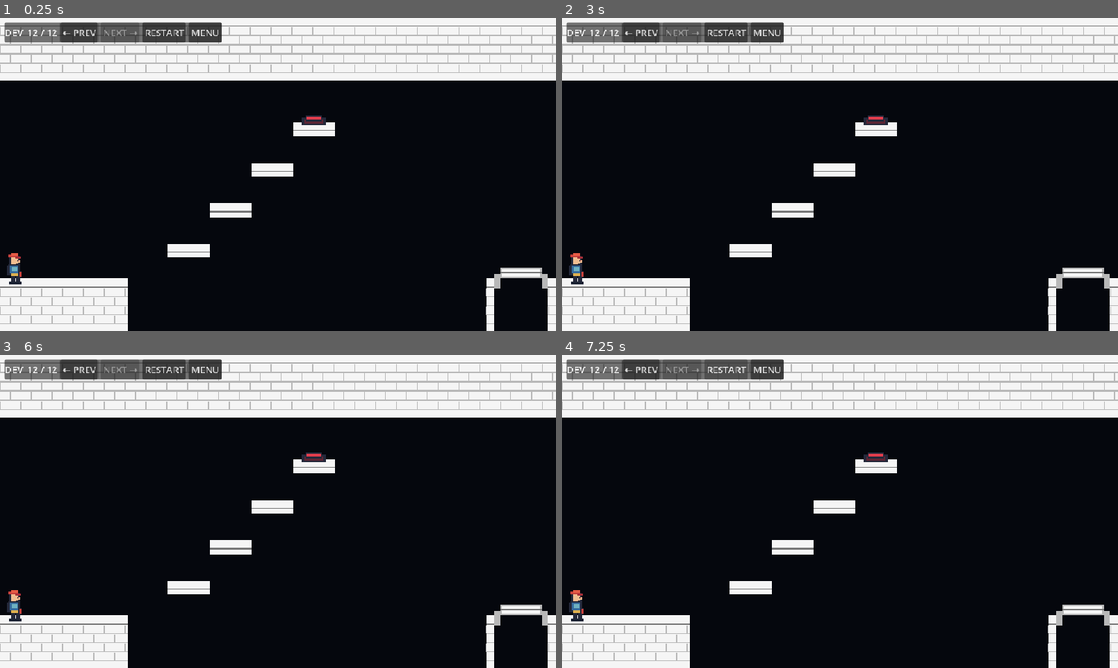
Above: before the commit, frames 1-4 (two rows, left to right).
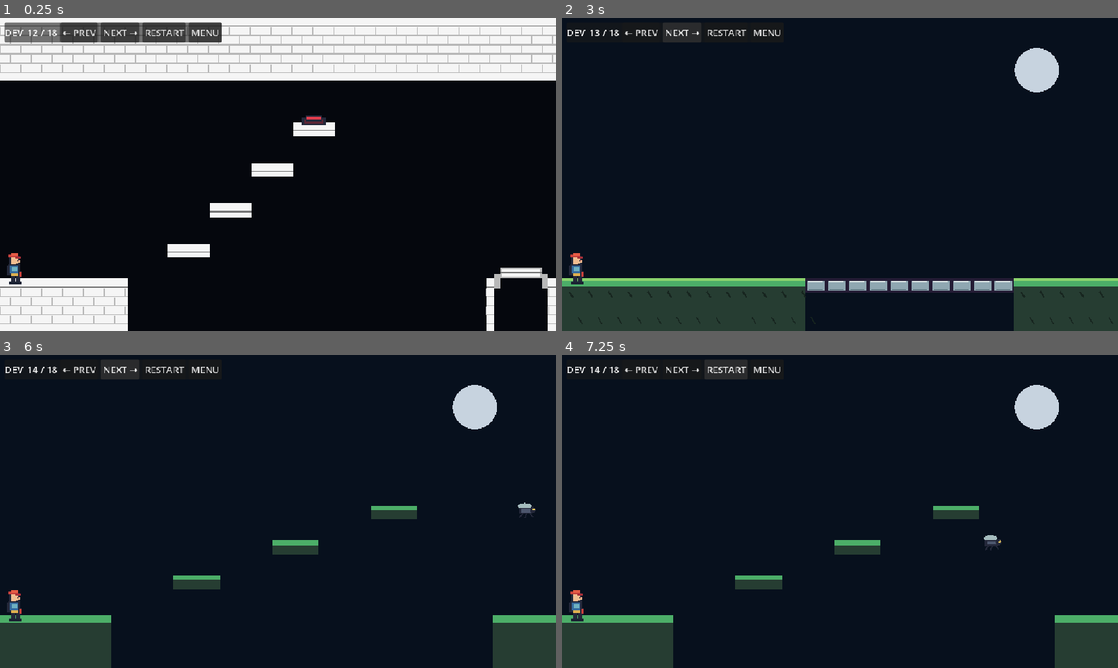
Above: after the commit, the same moments.

Repository: eldinhamzic/ragebox
Game: Godot game, scene res://scenes/blocks/block02/Level06.tscn
Same seed, same stepped clock (60 frames per second), same inputs: the game is played once before the commit and once after it. This scene is started directly instead of the project's main scene.
Inputs (mouse positions are in pixels of both pictures, inside the frame that each line leads up to):
- Up to frame 1 (0.25 s): no input
- Up to frame 2 (3 s): click "RESTART" at 0.5 s; click "RESTART" at 1.25 s; click "RESTART" at 2 s; click (684, 33) at 2.75 s, where only the run after the commit has a clickable "NEXT →"
- Up to frame 3 (6 s): click "RESTART" at 3.5 s; click "RESTART" at 4.25 s; click "RESTART" at 5 s; click (122, 370) at 5.75 s, where only the run after the commit has a clickable "NEXT →"
- Up to frame 4 (7.25 s): click "RESTART" at 6.5 s

The runs differ from the first frame. In frame 1, 0.4% of the frame differs, in the area x 9-25%, y 1-8%; in frame 2, 34%, in the area x 0-100%, y 0-100%; in frame 3, 29%; in frame 4, 29%.

Commit message:
Complete block 3 and apply gameplay rules

Diff:
--- /dev/null
+++ b/games/troll-run/scenes/blocks/block03/Level01.tscn
@@ -0,0 +1,45 @@
+[gd_scene load_steps=8 format=3]
+[ext_resource type="Script" path="res://scripts/blocks/block03/level01.gd" id="1"]
+[ext_resource type="PackedScene" path="res://scenes/player/Player.tscn" id="2"]
+[ext_resource type="PackedScene" path="res://scenes/props/TripleSpikes.tscn" id="3"]
+[ext_resource type="PackedScene" path="res://scenes/props/FlyingHammer.tscn" id="4"]
+[ext_resource type="PackedScene" path="res://scenes/props/TerrainPiece.tscn" id="5"]
+[ext_resource type="PackedScene" path="res://scenes/props/FallingStoneBridge.tscn" id="6"]
+[node name="Level01" type="Node2D"]
+script = ExtResource("1")
+[node name="Player" parent="." instance=ExtResource("2")]
+position = Vector2(24, 450)
+[node name="StartGround" parent="." instance=ExtResource("5")]
+position = Vector2(0, 450)
+piece_type = "Ground"
+piece_size = Vector2(300, 90)
+ground_palette = "Block 3"
+[node name="EndGround" parent="." instance=ExtResource("5")]
+position = Vector2(780, 450)
+piece_type = "Ground"
+piece_size = Vector2(180, 90)
+ground_palette = "Block 3"
+[node name="Spikes" parent="." instance=ExtResource("3")]
+position = Vector2(170, 450)
+hidden_until_trigger = true
+spike_count = 3
+cycle_duration = 99.0
+[node name="Hammer" parent="." instance=ExtResource("4")]
+position = Vector2(1100, 450)
+attack_direction = "From Right"
+flight_time = 1.0
+return_time = 0.0
+visible = false
+[node name="FallingGround" parent="." instance=ExtResource("5")]
+position = Vector2(300, 450)
+piece_type = "Ground"
+piece_size = Vector2(120, 90)
+ground_palette = "Block 3"
+platform_behavior = "Drop On Landing"
+[node name="FallingMiddleBridge" parent="." instance=ExtResource("6")]
+position = Vector2(420, 450)
+stone_count = 10
+stone_width = 36.0
+stone_height = 24.0
+collapse_start = 1
+collapse_end = 3
--- /dev/null
+++ b/games/troll-run/scenes/blocks/block03/Level02.tscn
@@ -0,0 +1,9 @@
+[gd_scene load_steps=4 format=3]
+[ext_resource type="Script" path="res://scripts/blocks/block03/level02.gd" id="1"]
+[ext_resource type="PackedScene" path="res://scenes/player/Player.tscn" id="2"]
+[ext_resource type="PackedScene" path="res://scenes/props/Fly.tscn" id="3"]
+[node name="Level02" type="Node2D"]
+script = ExtResource("1")
+[node name="Player" parent="." instance=ExtResource("2")]
+position = Vector2(24, 450)
+[node name="Fly" parent="." instance=ExtResource("3")]
--- /dev/null
+++ b/games/troll-run/scenes/blocks/block03/Level03.tscn
@@ -0,0 +1,12 @@
+[gd_scene load_steps=3 format=3]
+
+[ext_resource type="Script" path="res://scripts/blocks/block03/standard_level.gd" id="1"]
+[ext_resource type="PackedScene" path="res://scenes/player/Player.tscn" id="2"]
+
+[node name="Level03" type="Node2D"]
+script = ExtResource("1")
+level_number = 3
+next_level_path = "res://scenes/blocks/block03/Level04.tscn"
+
+[node name="Player" parent="." instance=ExtResource("2")]
+position = Vector2(24, 450)
--- /dev/null
+++ b/games/troll-run/scenes/blocks/block03/Level04.tscn
@@ -0,0 +1,18 @@
+[gd_scene load_steps=4 format=3]
+
+[ext_resource type="Script" path="res://scripts/blocks/block03/standard_level.gd" id="1"]
+[ext_resource type="PackedScene" path="res://scenes/player/Player.tscn" id="2"]
+[ext_resource type="PackedScene" path="res://scenes/props/TripleSpikes.tscn" id="3"]
+
+[node name="Level04" type="Node2D"]
+script = ExtResource("1")
+level_number = 4
+next_level_path = "res://scenes/blocks/block03/Level05.tscn"
+
+[node name="Player" parent="." instance=ExtResource("2")]
+position = Vector2(24, 450)
+
+[node name="Spikes" parent="." instance=ExtResource("3")]
+position = Vector2(300, 360)
+hidden_until_trigger = true
+cycle_duration = 99.0
--- /dev/null
+++ b/games/troll-run/scenes/blocks/block03/Level05.tscn
@@ -0,0 +1,12 @@
+[gd_scene load_steps=3 format=3]
+
+[ext_resource type="Script" path="res://scripts/blocks/block03/standard_level.gd" id="1"]
+[ext_resource type="PackedScene" path="res://scenes/player/Player.tscn" id="2"]
+
+[node name="Level05" type="Node2D"]
+script = ExtResource("1")
+level_number = 5
+next_level_path = "res://scenes/blocks/block03/Level06.tscn"
+
+[node name="Player" parent="." instance=ExtResource("2")]
+position = Vector2(24, 450)
--- /dev/null
+++ b/games/troll-run/scenes/blocks/block03/Level06.tscn
@@ -0,0 +1,16 @@
+[gd_scene load_steps=4 format=3]
+
+[ext_resource type="Script" path="res://scripts/blocks/block03/standard_level.gd" id="1"]
+[ext_resource type="PackedScene" path="res://scenes/player/Player.tscn" id="2"]
+[ext_resource type="PackedScene" path="res://scenes/props/IndoorLift.tscn" id="3"]
+
+[node name="Level06" type="Node2D"]
+script = ExtResource("1")
+level_number = 6
+final_level = true
+
+[node name="Player" parent="." instance=ExtResource("2")]
+position = Vector2(24, 450)
+
+[node name="IndoorLift" parent="." instance=ExtResource("3")]
+position = Vector2(870, 450)
--- /dev/null
+++ b/games/troll-run/scripts/blocks/block03/level01.gd
@@ -0,0 +1,81 @@
+@tool
+extends Node2D
+
+@export_file("*.tscn") var next_level_path := "res://scenes/blocks/block03/Level02.tscn"
+const W := 960.0
+const H := 540.0
+const GROUND := Rect2(0, 450, 480, 90)
+const END_GROUND := Rect2(780, 450, 180, 90)
+var hammer_started := false
+var lightning := false
+var spikes_started := false
+var hammer_target_x := 350.0
+
+func _ready() -> void:
+    if not Engine.is_editor_hint():
+        $Player.died.connect(_on_died)
+        $Hammer.strike_completed.connect(func() -> void:
+            $Hammer.visible = false
+        )
+    queue_redraw()
+
+func _process(_delta: float) -> void:
+    if Engine.is_editor_hint() or hammer_started:
+        return
+    var p: RageboxPlayer = $Player
+    if not spikes_started and p.global_position.x >= 145.0:
+        spikes_started = true
+        $Spikes.activate_now()
+    if p.global_position.x >= 330.0:
+        hammer_started = true
+        hammer_target_x = p.global_position.x
+        lightning = true
+        queue_redraw()
+        await get_tree().create_timer(0.1).timeout
+        lightning = false
+        queue_redraw()
+        $Hammer.visible = true
+        # The hammer hitbox is above its target point; aim into the floor so
+        # the hammer head visibly embeds in the ground on impact.
+        $Hammer.strike_target(Vector2(hammer_target_x, 450.0))
+
+func _add_collision(rect: Rect2, name: String) -> void:
+    var body := StaticBody2D.new()
+    body.name = name
+    body.position = rect.position + rect.size / 2.0
+    var shape_node := CollisionShape2D.new()
+    var shape := RectangleShape2D.new()
+    shape.size = rect.size
+    shape_node.shape = shape
+    body.add_child(shape_node)
+    add_child(body)
+
+func _on_died() -> void:
+    await get_tree().create_timer(0.8).timeout
+    if is_inside_tree(): GameState.restart_block()
+
+func _draw() -> void:
+    draw_rect(Rect2(0, 0, W, H), Color("07101d"))
+    draw_circle(Vector2(820, 90), 38, Color("c7d3df"))
+    if lightning:
+        var bolt := PackedVector2Array([
+            Vector2(hammer_target_x + 18.0, 340),
+            Vector2(hammer_target_x - 8.0, 378),
+            Vector2(hammer_target_x + 7.0, 378),
+            Vector2(hammer_target_x - 14.0, 420),
+            Vector2(hammer_target_x, 420),
+            Vector2(hammer_target_x, 450),
+        ])
+        draw_polyline(bolt, Color("ffffff"), 7.0, true)
+        draw_polyline(bolt, Color("79d8ff"), 3.0, true)
+
+func _draw_ground(rect: Rect2) -> void:
+    var outline := Color("3b2a2a")
+    var dirt := Color("9b5d3f")
+    var dark_dirt := Color("68402f")
+    draw_rect(rect, outline)
+    draw_rect(Rect2(rect.position + Vector2(4, 12), rect.size - Vector2(8, 16)), dirt)
+    draw_rect(Rect2(rect.position, Vector2(rect.size.x, 14)), Color("4cae68"))
+    draw_rect(Rect2(rect.position, Vector2(rect.size.x, 4)), Color("8bd36d"))
+    for x in range(int(rect.position.x) + 12, int(rect.end.x), 34):
+        draw_line(Vector2(x, rect.position.y + 22), Vector2(x + 7, rect.position.y + 32), dark_dirt, 3)
--- /dev/null
+++ b/games/troll-run/scripts/blocks/block03/level02.gd
@@ -0,0 +1,80 @@
+@tool
+extends Node2D
+
+@export_file("*.tscn") var next_level_path := "res://scenes/blocks/block03/Level03.tscn"
+const W := 960.0
+const H := 540.0
+const START := Rect2(0, 450, 192, 90)
+const FINISH := Rect2(850, 450, 110, 90)
+const PLATFORMS := [Rect2(300, 380, 80, 24), Rect2(470, 320, 80, 24), Rect2(640, 260, 80, 24)]
+var fly_angle := 0.0
+var fly_origin := Vector2(480, 220)
+var fly_state := "flying"
+var fly_pause_left := 0.0
+var fly_wait_left := 0.0
+var fly_speed := 1.4
+var dash_velocity := Vector2.ZERO
+var fly_area: Area2D
+var completed := false
+
+func _ready() -> void:
+	if not Engine.is_editor_hint():
+		_add_collision(START, "StartGround")
+		_add_collision(FINISH, "FinishGround")
+		for i in range(PLATFORMS.size()): _add_collision(PLATFORMS[i], "Platform%d" % i)
+		$Player.died.connect(_on_died)
+		fly_area = Area2D.new()
+		var cs := CollisionShape2D.new()
+		var shape := CircleShape2D.new(); shape.radius = 18.0; cs.shape = shape
+		fly_area.add_child(cs); fly_area.body_entered.connect(_fly_hit); add_child(fly_area)
+		fly_wait_left = randf_range(2.0, 10.0)
+	queue_redraw()
+
+func _process(delta: float) -> void:
+	if Engine.is_editor_hint() or completed: return
+	_update_fly(delta)
+	$Fly.position = fly_area.position
+	queue_redraw()
+	if $Player.global_position.x >= FINISH.position.x: completed = true; get_tree().change_scene_to_file(next_level_path)
+
+func _fly_hit(body: Node2D) -> void:
+	if fly_state == "dash" and body.has_method("die") and not body.dead:
+		body.die()
+
+func _update_fly(delta: float) -> void:
+	if fly_state == "flying":
+		fly_wait_left -= delta
+		fly_angle += delta * fly_speed
+		fly_area.position = fly_origin + Vector2(cos(fly_angle) * 440.0, sin(fly_angle * 2.0) * 110.0)
+		if fly_wait_left <= 0.0:
+			fly_state = "paused"
+			fly_pause_left = 0.5
+		return
+
+	if fly_state == "paused":
+		fly_pause_left -= delta
+		if fly_pause_left <= 0.0:
+			var direction: Vector2 = ($Player.global_position - fly_area.position).normalized()
+			dash_velocity = direction * (fly_speed * 440.0 * 5.0)
+			fly_state = "dash"
+		return
+
+	fly_area.position += dash_velocity * delta
+	if fly_area.position.x < -40.0 or fly_area.position.x > W + 40.0 or fly_area.position.y < -40.0 or fly_area.position.y > H + 40.0:
+		fly_state = "flying"
+		fly_wait_left = randf_range(2.0, 10.0)
+
+func _add_collision(rect: Rect2, name: String) -> void:
+	var b := StaticBody2D.new(); b.name = name; b.position = rect.position + rect.size / 2.0
+	var c := CollisionShape2D.new(); var s := RectangleShape2D.new(); s.size = rect.size; c.shape = s; b.add_child(c); add_child(b)
+
+func _on_died() -> void:
+	await get_tree().create_timer(0.8).timeout
+	if is_inside_tree(): GameState.restart_block()
+
+func _draw() -> void:
+	draw_rect(Rect2(0, 0, W, H), Color("07101d"))
+	draw_circle(Vector2(820, 90), 38, Color("c7d3df"))
+	draw_rect(START, Color("263d32")); draw_rect(Rect2(START.position, Vector2(START.size.x, 12)), Color("4cae68"))
+	draw_rect(FINISH, Color("263d32")); draw_rect(Rect2(FINISH.position, Vector2(FINISH.size.x, 12)), Color("4cae68"))
+	for r in PLATFORMS: draw_rect(r, Color("263d32")); draw_rect(Rect2(r.position, Vector2(r.size.x, 8)), Color("4cae68"))
--- /dev/null
+++ b/games/troll-run/scripts/blocks/block03/standard_level.gd
@@ -0,0 +1,84 @@
+@tool
+extends Node2D
+
+@export_range(3, 6, 1) var level_number := 3
+@export_file("*.tscn") var next_level_path := ""
+@export var final_level := false
+
+const W := 960.0
+const H := 540.0
+const GROUND_Y := 450.0
+const START := Rect2(0, GROUND_Y, 180, 90)
+const FINISH := Rect2(820, GROUND_Y, 140, 90)
+const PLATFORM_COLOR := Color("263d32")
+const PLATFORM_TOP := Color("4cae68")
+
+var platforms: Array[Rect2] = []
+var completed := false
+
+func _ready() -> void:
+    platforms = _layout_for_level()
+    if not Engine.is_editor_hint():
+        _add_collision(START, "StartGround")
+        _add_collision(FINISH, "FinishGround")
+        for index in range(platforms.size()):
+            _add_collision(platforms[index], "Platform%d" % index)
+        $Player.died.connect(_on_died)
+        if final_level and has_node("IndoorLift"):
+            $IndoorLift.opened.connect(_complete_level)
+    queue_redraw()
+
+func _process(_delta: float) -> void:
+    if Engine.is_editor_hint() or completed or final_level:
+        return
+    if $Player.global_position.x >= FINISH.position.x:
+        _complete_level()
+
+func _layout_for_level() -> Array[Rect2]:
+    match level_number:
+        3:
+            return [Rect2(210, 390, 110, 24), Rect2(360, 330, 110, 24), Rect2(510, 270, 110, 24), Rect2(660, 350, 110, 24)]
+        4:
+            return [Rect2(220, 360, 120, 24), Rect2(390, 300, 120, 24), Rect2(560, 360, 120, 24), Rect2(710, 300, 80, 24)]
+        5:
+            return [Rect2(210, 380, 130, 24), Rect2(390, 340, 110, 24), Rect2(540, 300, 110, 24), Rect2(690, 380, 100, 24)]
+        _:
+            return [Rect2(220, 390, 110, 24), Rect2(380, 330, 110, 24), Rect2(540, 270, 110, 24), Rect2(700, 350, 90, 24)]
+
+func _add_collision(rect: Rect2, name: String) -> void:
+    var body := StaticBody2D.new()
+    body.name = name
+    body.position = rect.position + rect.size / 2.0
+    var collision := CollisionShape2D.new()
+    var shape := RectangleShape2D.new()
+    shape.size = rect.size
+    collision.shape = shape
+    body.add_child(collision)
+    add_child(body)
+
+func _on_died() -> void:
+    await get_tree().create_timer(0.8).timeout
+    if is_inside_tree():
+        GameState.restart_block()
+
+func _complete_level() -> void:
+    if completed:
+        return
+    completed = true
+    if final_level:
+        GameState.complete_block()
+    elif next_level_path != "":
+        get_tree().change_scene_to_file(next_level_path)
+
+func _draw() -> void:
+    draw_rect(Rect2(0, 0, W, H), Color("07101d"))
+    draw_circle(Vector2(820, 90), 38, Color("c7d3df"))
+    _draw_ground(START)
+    _draw_ground(FINISH)
+    for platform in platforms:
+        draw_rect(platform, PLATFORM_COLOR)
+        draw_rect(Rect2(platform.position, Vector2(platform.size.x, 8)), PLATFORM_TOP)
+
+func _draw_ground(rect: Rect2) -> void:
+    draw_rect(rect, PLATFORM_COLOR)
+    draw_rect(Rect2(rect.position, Vector2(rect.size.x, 12)), PLATFORM_TOP)
--- a/games/troll-run/scripts/dev_level_nav.gd
+++ b/games/troll-run/scripts/dev_level_nav.gd
@@ -15,6 +15,12 @@
     "res://scenes/blocks/block02/Level04.tscn",
     "res://scenes/blocks/block02/Level05.tscn",
     "res://scenes/blocks/block02/Level06.tscn",
+    "res://scenes/blocks/block03/Level01.tscn",
+    "res://scenes/blocks/block03/Level02.tscn",
+    "res://scenes/blocks/block03/Level03.tscn",
+    "res://scenes/blocks/block03/Level04.tscn",
+    "res://scenes/blocks/block03/Level05.tscn",
+    "res://scenes/blocks/block03/Level06.tscn",
 ]
 
 var panel: PanelContainer
--- a/games/troll-run/scripts/game_state.gd
+++ b/games/troll-run/scripts/game_state.gd
@@ -5,6 +5,7 @@
 const BLOCK_STARTS := [
     "res://scenes/blocks/block01/Level01.tscn",
     "res://scenes/blocks/block02/Level01.tscn",
+    "res://scenes/blocks/block03/Level01.tscn",
 ]
 
 var current_block := 0
--- a/games/troll-run/scripts/main_menu.gd
+++ b/games/troll-run/scripts/main_menu.gd
@@ -34,6 +34,24 @@
     "Nivo 4  ·  Zid i opruga",
     "Nivo 5  ·  Propadanje i šiljci",
     "Nivo 6  ·  Posljednja prepreka",
+]
+
+const BLOCK3_LEVEL_PATHS := [
+    "res://scenes/blocks/block03/Level01.tscn",
+    "res://scenes/blocks/block03/Level02.tscn",
+    "res://scenes/blocks/block03/Level03.tscn",
+    "res://scenes/blocks/block03/Level04.tscn",
+    "res://scenes/blocks/block03/Level05.tscn",
+    "res://scenes/blocks/block03/Level06.tscn",
+]
+
+const BLOCK3_LEVEL_NAMES := [
+    "Nivo 1  ·  Noć, grom i propadajući most",
+    "Nivo 2  ·  Muha i šiljci",
+    "Nivo 3  ·  Zeleni skokovi",
+    "Nivo 4  ·  Izlazeći šiljci",
+    "Nivo 5  ·  Visoke platforme",
+    "Nivo 6  ·  Lift na kraju bloka",
 ]
 
 var level_panel: VBoxContainer
@@ -96,17 +114,21 @@
     block_two.pressed.connect(_show_levels.bind(1))
     block_panel.add_child(block_two)
 
+    var block_three := _make_button("BLOK 3   ·   NOĆ VANI", false)
+    block_three.pressed.connect(_show_levels.bind(2))
+    block_panel.add_child(block_three)
+
 
 func _show_levels(block_index: int) -> void:
     _clear_children(level_panel)
     var label := Label.new()
-    label.text = "BLOK 1 — IZABERI NIVO" if block_index == 0 else "BLOK 2 — IZABERI NIVO"
+    label.text = "BLOK %d — IZABERI NIVO" % (block_index + 1)
     label.horizontal_alignment = HORIZONTAL_ALIGNMENT_CENTER
     label.add_theme_font_size_override("font_size", 22)
     level_panel.add_child(label)
 
-    var paths: Array = LEVEL_PATHS if block_index == 0 else BLOCK2_LEVEL_PATHS
-    var names: Array = LEVEL_NAMES if block_index == 0 else BLOCK2_LEVEL_NAMES
+    var paths: Array = LEVEL_PATHS if block_index == 0 else (BLOCK2_LEVEL_PATHS if block_index == 1 else BLOCK3_LEVEL_PATHS)
+    var names: Array = LEVEL_NAMES if block_index == 0 else (BLOCK2_LEVEL_NAMES if block_index == 1 else BLOCK3_LEVEL_NAMES)
     for index in range(paths.size()):
         var button := _make_button(names[index], false)
         button.pressed.connect(_start_level.bind(block_index, index, paths[index]))
--- a/games/troll-run/scripts/props/falling_stone_bridge.gd
+++ b/games/troll-run/scripts/props/falling_stone_bridge.gd
@@ -11,6 +11,8 @@
 @export var fall_delay := 0.08
 @export var fall_distance := 180.0
 @export var indoor_style := false
+@export var collapse_start := 0
+@export var collapse_end := -1
 
 const INK := Color("241c35")
 const STONE := Color("8fa7b1")
@@ -133,8 +135,9 @@
     _collapse_chain_from(index)
 
 func _collapse_chain_from(start_index: int) -> void:
-    # The stone under the player falls first, then the stones behind it follow.
-    for index in range(start_index, -1, -1):
+    var first := maxi(start_index, collapse_start)
+    var last := collapse_end if collapse_end >= 0 else stone_count - 1
+    for index in range(first, last + 1):
         if index >= fallen.size() or fallen[index]:
             continue
         fallen[index] = true
--- a/games/troll-run/scripts/props/terrain_piece.gd
+++ b/games/troll-run/scripts/props/terrain_piece.gd
@@ -5,6 +5,7 @@
 @export_enum("Ground", "Brick Floor", "Outdoor Water Gap", "Indoor Black Gap") var piece_type := "Ground" : set = set_piece_type
 @export var piece_size := Vector2(144, 90) : set = set_piece_size
 @export_enum("Solid", "Drop On Touch", "Drop On Landing") var platform_behavior := "Solid" : set = set_platform_behavior
+@export_enum("Default", "Block 3") var ground_palette := "Default"
 @export var show_anchor := false
 
 var solid_body: StaticBody2D
@@ -127,13 +128,19 @@
         draw_circle(Vector2.ZERO, 4, Color("f05ab2"))
 
 func _draw_ground() -> void:
-    var outline := Color("3b2a2a")
     var dirt := Color("9b5d3f")
     var dark_dirt := Color("68402f")
-    draw_rect(Rect2(Vector2.ZERO, piece_size), outline)
-    draw_rect(Rect2(4, 12, piece_size.x - 8, piece_size.y - 16), dirt)
-    draw_rect(Rect2(0, 0, piece_size.x, 14), Color("4cae68"))
-    draw_rect(Rect2(0, 0, piece_size.x, 4), Color("8bd36d"))
+    var grass := Color("4cae68")
+    var grass_light := Color("8bd36d")
+    if ground_palette == "Block 3":
+        dirt = Color("263d32")
+        dark_dirt = Color("17251f")
+        grass = Color("4cae68")
+        grass_light = Color("8bd36d")
+    # Ground pieces are seamless so a drop section cannot be identified.
+    draw_rect(Rect2(Vector2.ZERO, piece_size), dirt)
+    draw_rect(Rect2(0, 0, piece_size.x, 14), grass)
+    draw_rect(Rect2(0, 0, piece_size.x, 4), grass_light)
     for x in range(12, int(piece_size.x), 34):
         draw_line(Vector2(x, 22), Vector2(x + 7, 32), dark_dirt, 3)
         draw_line(Vector2(x + 16, piece_size.y - 24), Vector2(x + 23, piece_size.y - 12), dark_dirt, 2)
Not shown, added: games/troll-run/scripts/blocks/block03/level01.gd.uid
Not shown, added: games/troll-run/scripts/blocks/block03/level02.gd.uid
Not shown, added: games/troll-run/scripts/blocks/block03/standard_level.gd.uid
Not shown, added: pravila.md
